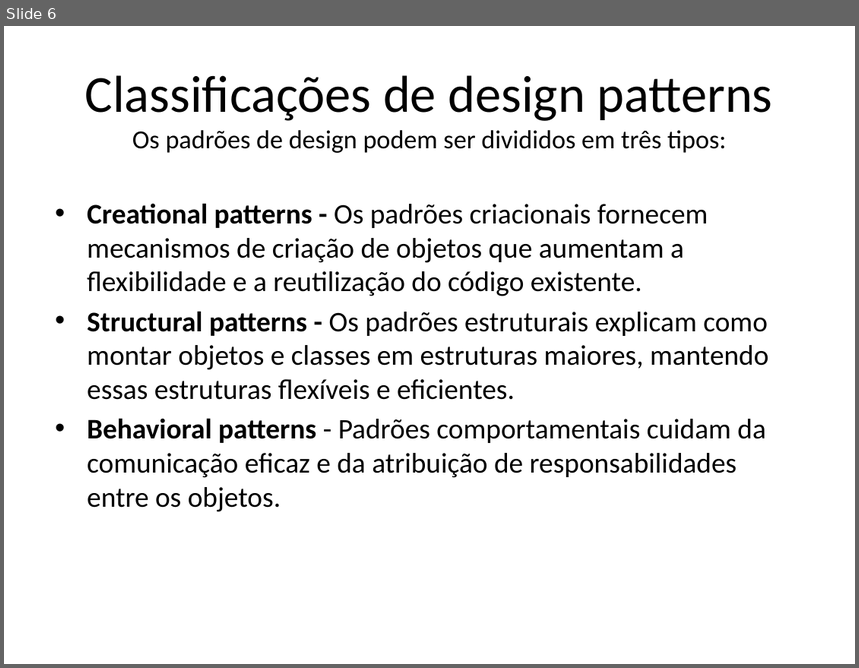
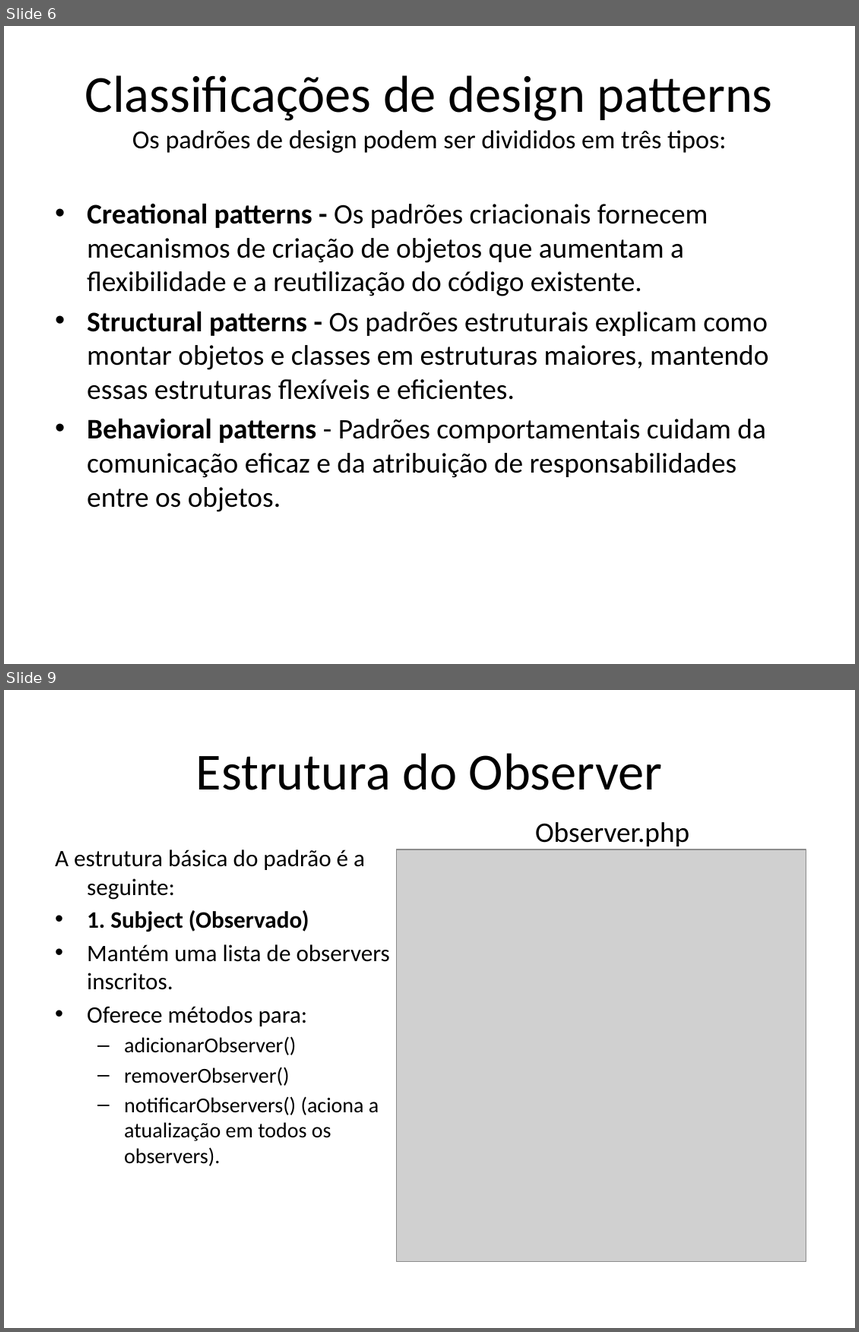
Before and after one commit to muriloHx/trabalho-mvc, a slide deck: slides/design-patterns.pptx. Shown one above the other, each under a label of ours: slide 6 before the commit, slides 6 and 9 after it; the slides between them are not shown. The pictures are 859x668 and 859x1332 pixels, drawn with LibreOffice and Linux fonts; fonts in the diff are those of the drawing; grey boxes stand for pictures. Boxes give left, top, right and bottom in pixels: in the first picture for what was removed or moved away, otherwise in the second. Text is boxed around its words. In the diff, an @@ line names an element or a change of style, - is before the commit and + after.

Commit message:
adicao do exemplo observer no slide design-pattern

```diff
--- a/slides/design-patterns.pptx
+++ b/slides/design-patterns.pptx
@@ slide 9 added at bbox=[4, 690, 855, 1328], background #FFFFFF @@
@@ title added at bbox=[196, 753, 662, 790], 44 pt, text #000000 @@
+Estrutura do Observer
@@ text added at bbox=[535, 822, 690, 850], 24 pt, text #000000 @@
+Observer.php
@@ picture added at bbox=[396, 849, 806, 1262] @@
@@ text added at bbox=[55, 850, 390, 1167], 20 pt, text #000000 @@
+A estrutura básica do padrão é a seguinte:
+• 1. Subject (Observado)
+• Mantém uma lista de observers inscritos.
+• Oferece métodos para:
+  – adicionarObserver()
+  – removerObserver()
+  – notificarObservers() (aciona a atualização em todos os observers).
```
Also in this commit, not shown: 2 slides changed, 3 other slides added.
